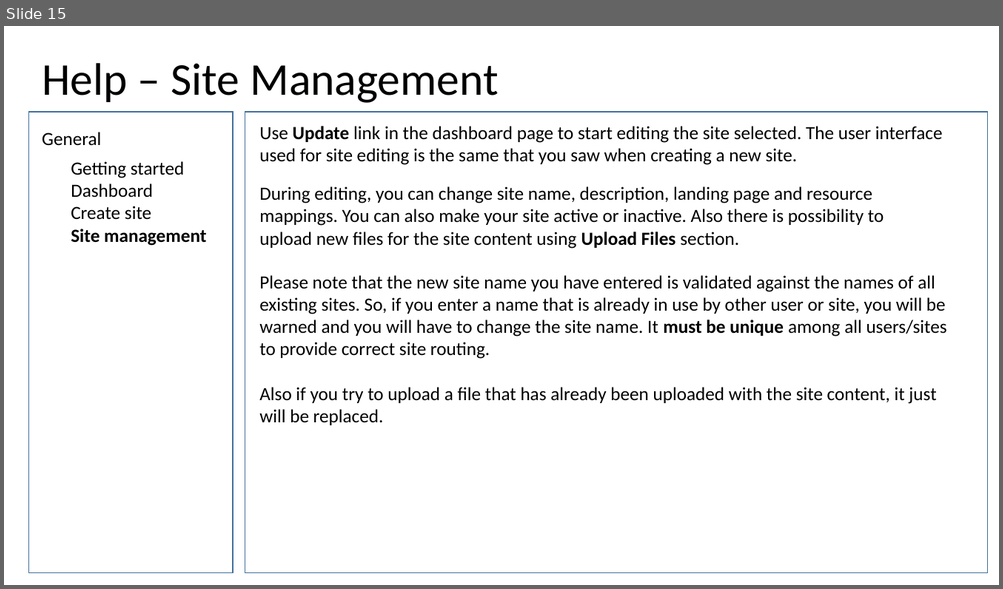
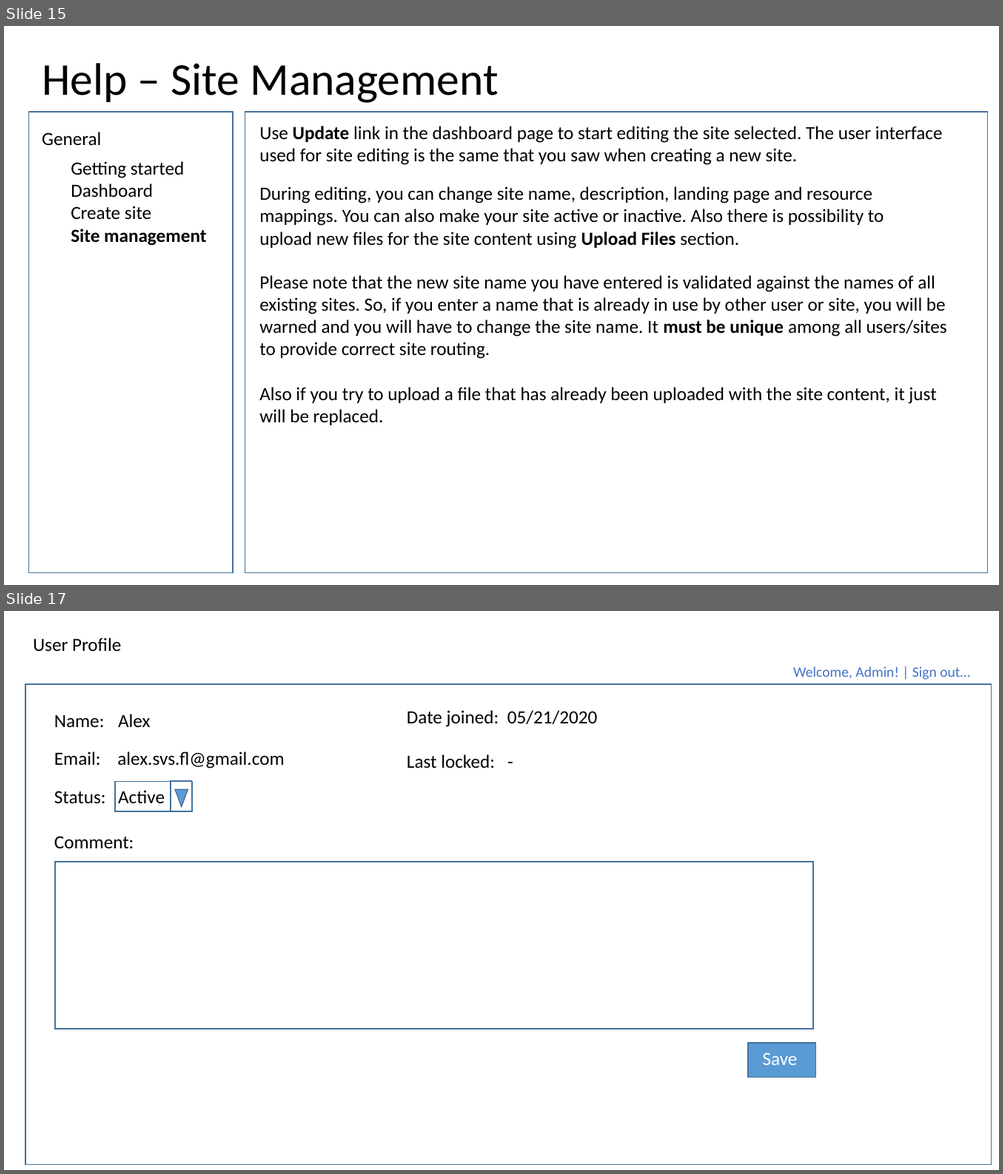
Before and after one commit to AlexanderFlanchik/AvsHost, a slide deck: Specs.pptx. Shown one above the other, each under a label of ours: slide 15 before the commit, slides 15 and 17 after it; the slides between them are not shown. The pictures are 1003x589 and 1003x1174 pixels, drawn with LibreOffice and Linux fonts; fonts in the diff are those of the drawing. Boxes give left, top, right and bottom in pixels: in the first picture for what was removed or moved away, otherwise in the second. Text is boxed around its words. In the diff, an @@ line names an element or a change of style, - is before the commit and + after.

```diff
--- a/Specs.pptx
+++ b/Specs.pptx
@@ slide 17 added at bbox=[4, 611, 999, 1170], background #FFFFFF @@
@@ text added at bbox=[33, 638, 121, 652], 18 pt, text #000000 @@
+User Profile
@@ text added at bbox=[793, 667, 970, 680], 14 pt, text #4472C4 @@
+Welcome, Admin! | Sign out…
@@ rectangle added at bbox=[25, 684, 991, 1165], outline #43739E 1 pt @@
@@ text added at bbox=[54, 715, 105, 728], 18 pt, text #000000 @@
+Name:
@@ text added at bbox=[118, 714, 150, 727], 18 pt, text #000000 @@
+Alex
@@ text added at bbox=[407, 710, 597, 769], 18 pt, text #000000 @@
+Date joined: 05/21/2020
+Last locked: -
@@ text added at bbox=[54, 752, 284, 769], 18 pt, text #000000 @@
+Email: alex.svs.fl@gmail.com
@@ rectangle added at bbox=[115, 782, 192, 812], outline #43739E 1 pt @@
@@ rectangle added at bbox=[170, 781, 191, 811], outline #43739E 1 pt @@
@@ text added at bbox=[54, 791, 106, 804], 18 pt, text #000000 @@
+Status:
@@ text added at bbox=[118, 790, 165, 803], 18 pt, text #000000 @@
+Active
@@ flow chart merge added at bbox=[175, 789, 188, 806], fill #5B9BD5, outline #43739E 1 pt @@
@@ text added at bbox=[54, 836, 134, 849], 18 pt, text #000000 @@
+Comment:
@@ rectangle added at bbox=[56, 862, 814, 1029], outline #43739E 1 pt @@
@@ rectangle added at bbox=[748, 1043, 816, 1077], fill #5B9BD5, outline #43739E 1 pt @@
@@ text added at bbox=[762, 1053, 797, 1065], 18 pt, text #FFFFFF @@
+Save
```
Also in this commit, not shown: 1 other slide added, 25 other files.
